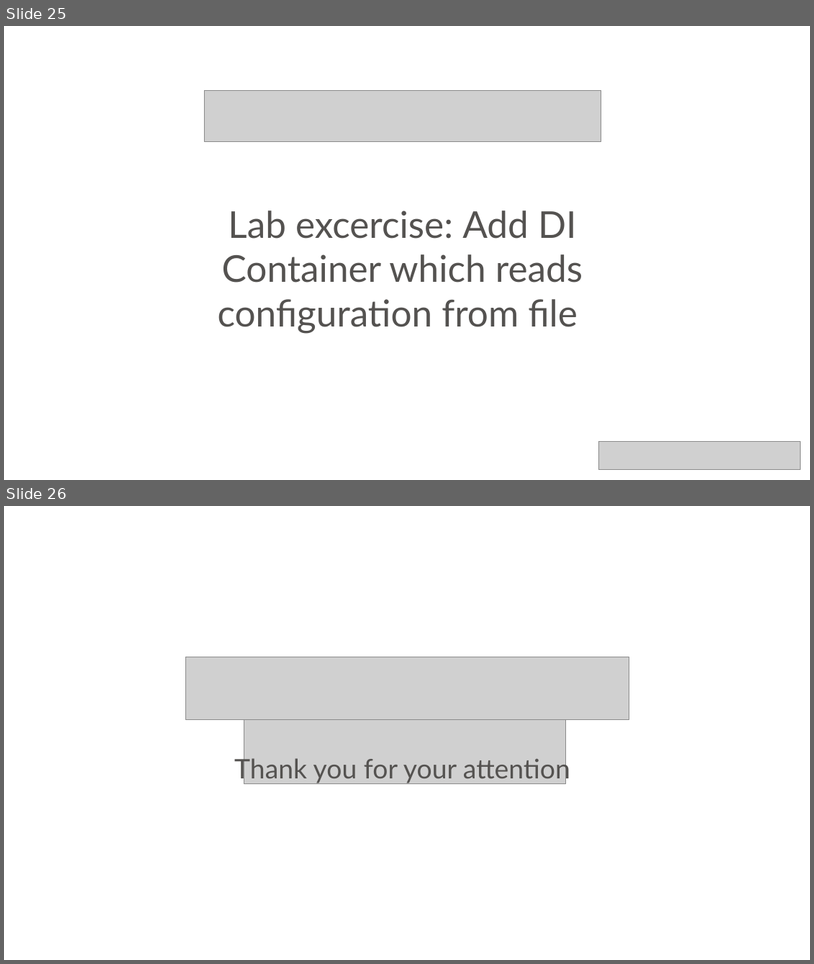
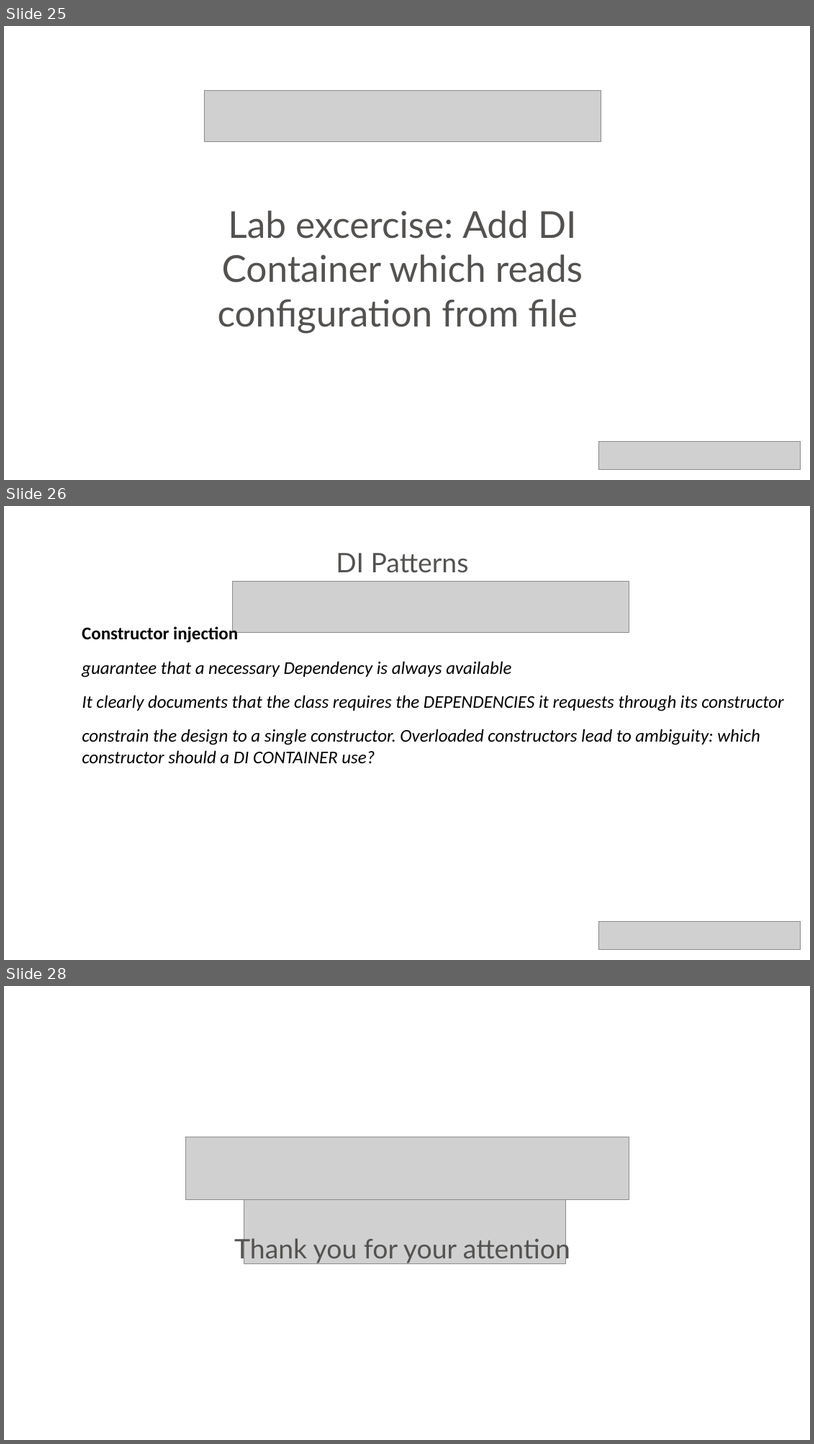
Before and after one commit to neman/DI-Course, a slide deck: DI Course.pptx. Shown one above the other, each under a label of ours: slides 25 and 26 before the commit, slides 25, 26 and 28 after it; the slides between them are not shown. The pictures are 814x964 and 814x1444 pixels, drawn with LibreOffice and Linux fonts; fonts in the diff are those of the drawing; grey boxes stand for pictures; background and template pictures are left out. Boxes give left, top, right and bottom in pixels: in the first picture for what was removed or moved away, otherwise in the second. Text is boxed around its words. In the diff, an @@ line names an element or a change of style, - is before the commit and + after.

```diff
--- a/DI Course.pptx
+++ b/DI Course.pptx
@@ slide 26 added at box(4, 506, 810, 960), background picture (left out) @@
@@ text added at box(336, 553, 469, 573), 48 pt, text #545250 @@
+DI Patterns
@@ picture added at box(232, 581, 630, 633) @@
@@ text added at box(82, 624, 238, 643), 32 pt, text #000000, bold @@
+Constructor injection
@@ text added at box(82, 661, 512, 677), 32 pt, text #000000, italic @@
+guarantee that a necessary Dependency is always available
@@ text added at box(82, 695, 784, 711), 32 pt, text #000000, italic @@
+It clearly documents that the class requires the DEPENDENCIES it requests through its constructor
@@ text added at box(82, 728, 760, 764), 32 pt, text #000000, italic @@
+constrain the design to a single constructor. Overloaded constructors lead to ambiguity: which constructor should a DI CONTAINER use?
@@ picture added at box(599, 921, 800, 950) @@
@@ what was slide 26 is now slide 28 @@
```
Also in this commit, not shown: 1 slide changed, 1 other slide added, 16 other files.
